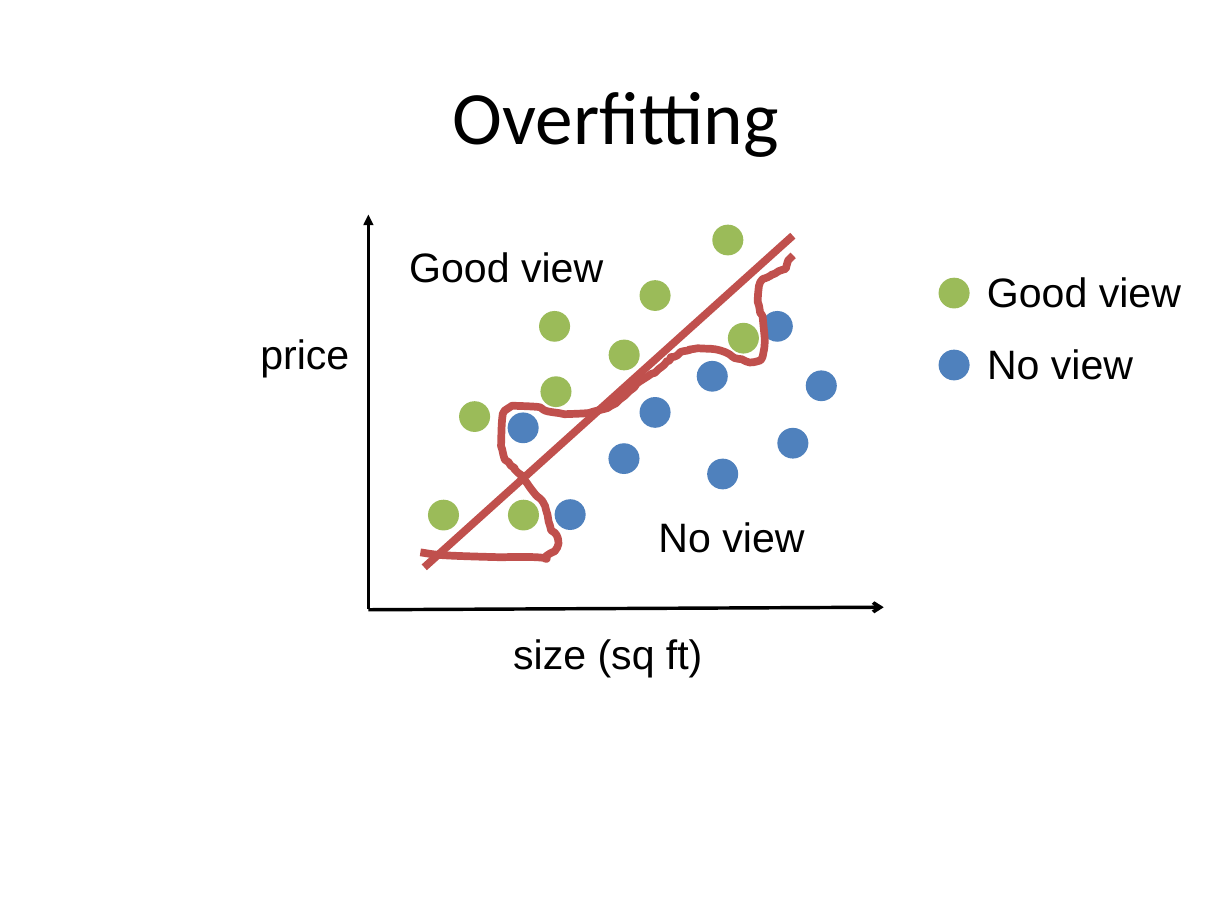
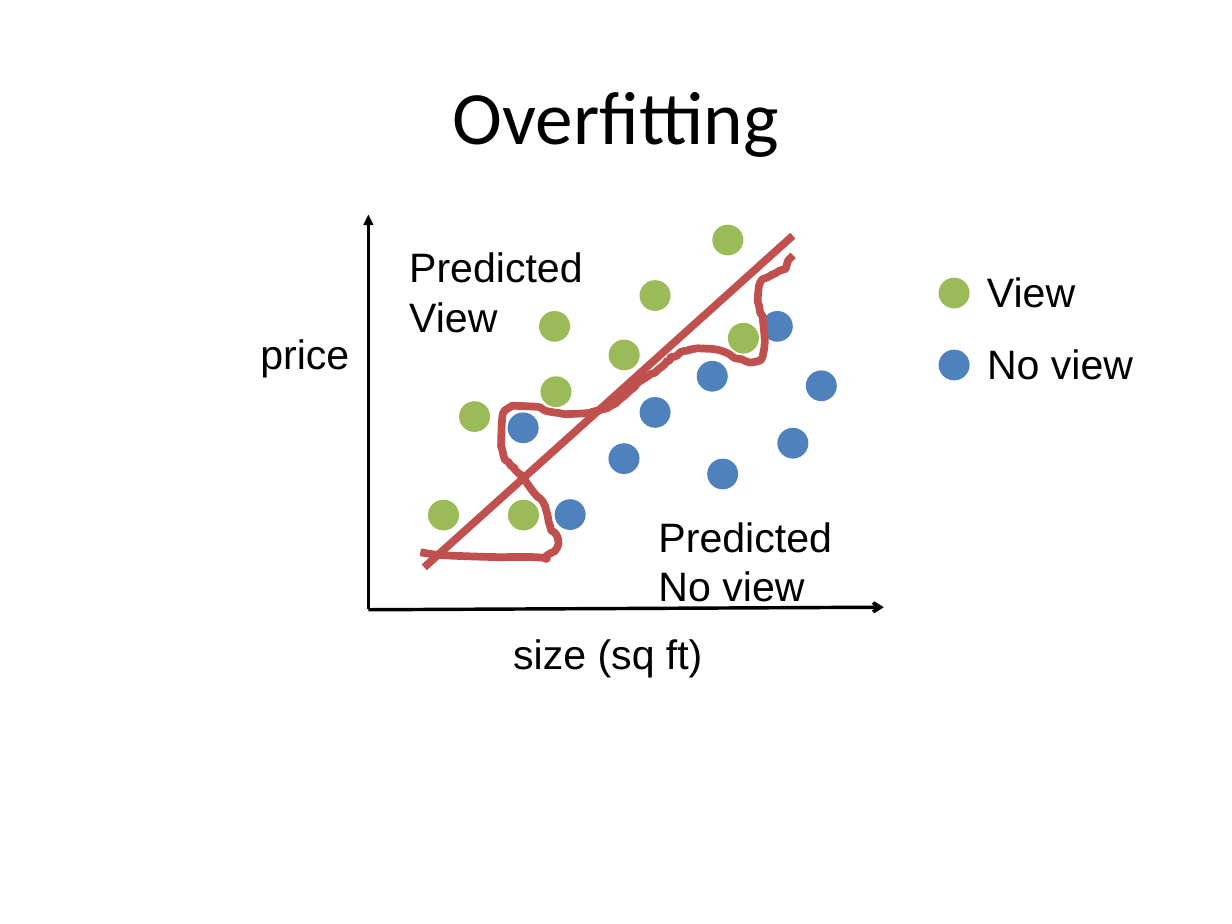
Before and after one commit to aloksharma1993/techfest-ml-tutorial, a slide deck: slide 29 of Techfest_ML.pptx (slide 28 before the commit). Drawn at 1232x924 pixels with LibreOffice and Linux fonts; fonts in the diff are those of the drawing. Boxes give left, top, right and bottom in pixels: in the first picture for what was removed or moved away, otherwise in the second. Text is boxed around its words. In the diff, an @@ line names an element or a change of style, - is before the commit and + after.

Commit message:
fix some more view/no view labels in presentation

```diff
--- a/Techfest_ML.pptx
+++ b/Techfest_ML.pptx
@@ text at [409,252,582,333]: text changed @@
-Good view
+Predicted View
@@ text at [987,277,1075,308]: text changed @@
-Good view
+View
@@ text at [658,522,831,609]: text changed @@
-No view
+Predicted No view
```
Also in this commit, not shown: 4 other slides changed, 1 slide added, 1 slide removed.
